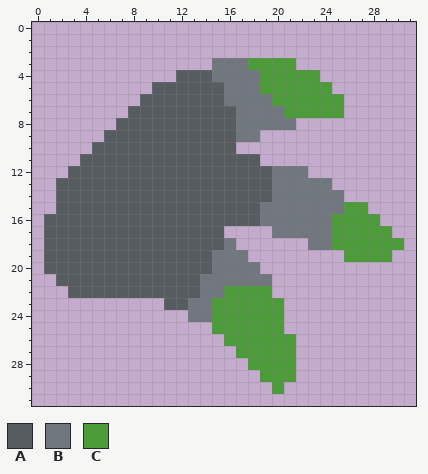
One commit to this pixel-art sprite: assets/sprites/blocks/props/dusty-shrub-bot1.png. This is how it looked before the edit.
The file is 32x32 pixels.
Palette (. is transparent): A #575c61  B #71777e  C #4c9c3a
Pixels before, first column x 1:
 3 ..............BBBCCCC.........
 4 ...........AAABBBBCCCCC.......
 5 .........AAAAAABBBCCCCCC......
 6 ........AAAAAAABBBBCCCCCC.....
 7 .......AAAAAAAAABBBBCCCCC.....
 8 ......AAAAAAAAAABBBBB.........
 9 .....AAAAAAAAAAABB............
10 ....AAAAAAAAAAAA..............
11 ...AAAAAAAAAAAAAAA............
12 ..AAAAAAAAAAAAAAAAABBB........
13 .AAAAAAAAAAAAAAAAAABBBBB......
14 .AAAAAAAAAAAAAAAAAABBBBBB.....
15 .AAAAAAAAAAAAAAAAABBBBBBBCC...
16 AAAAAAAAAAAAAAAAAABBBBBBCCCC..
17 AAAAAAAAAAAAAAA....BBBBBCCCCC.
18 AAAAAAAAAAAAAAAB......BBCCCCCC
19 AAAAAAAAAAAAAABBB........CCCC.
20 AAAAAAAAAAAAAABBBB............
21 .AAAAAAAAAAAABBBBBB...........
22 ..AAAAAAAAAAABBCCCC...........
23 ..........AABBCCCCCC..........
24 ............BBCCCCCC..........
25 ..............CCCCCC..........
26 ...............CCCCCC.........
27 ................CCCCC.........
28 .................CCCC.........
29 ..................CCC.........
30 ...................C..........
After:
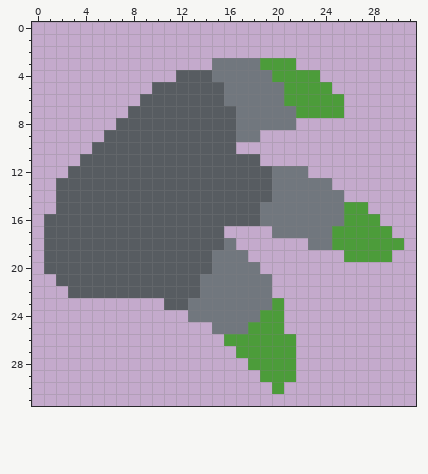
Change:
Colour B replaces colour C in row 3 at x 18; in row 4 at x 19; in row 5 at x 19 to 20; in row 6 at x 20; in row 7 at x 21; in row 16 at x 25.
Colour B replaces colour C in row 22 at x 16 to 19; in row 23 at x 15 to 19; in row 24 at x 15 to 18; in row 25 at x 15 to 17.
